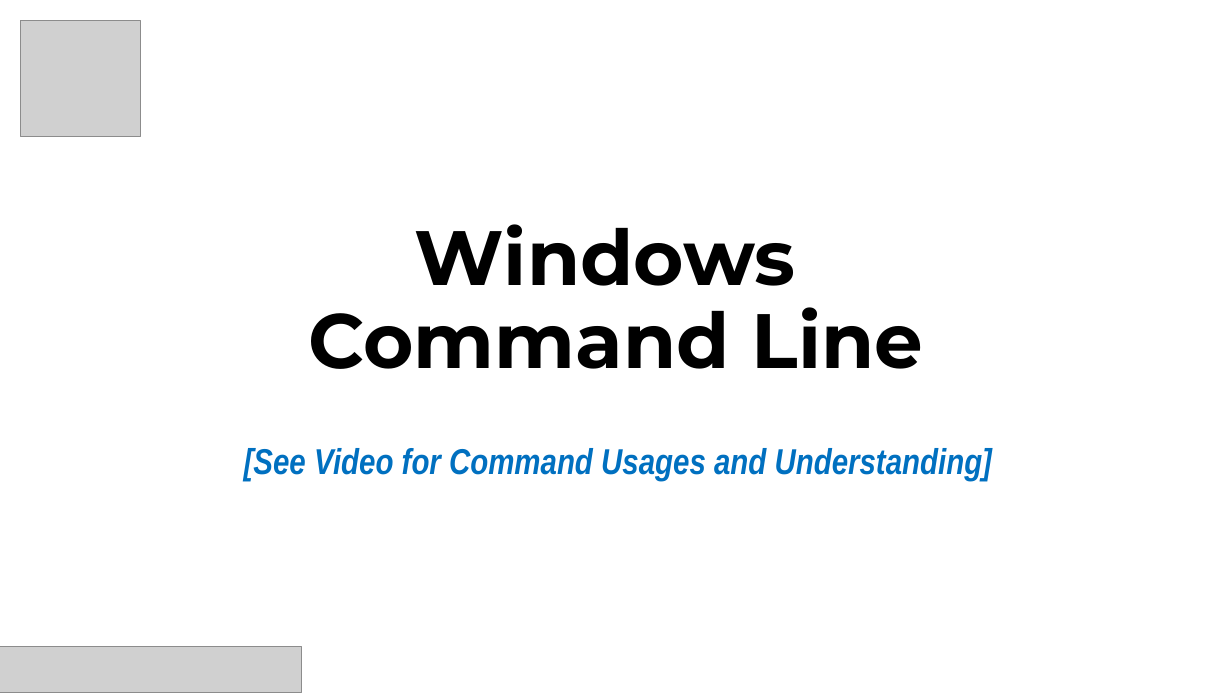
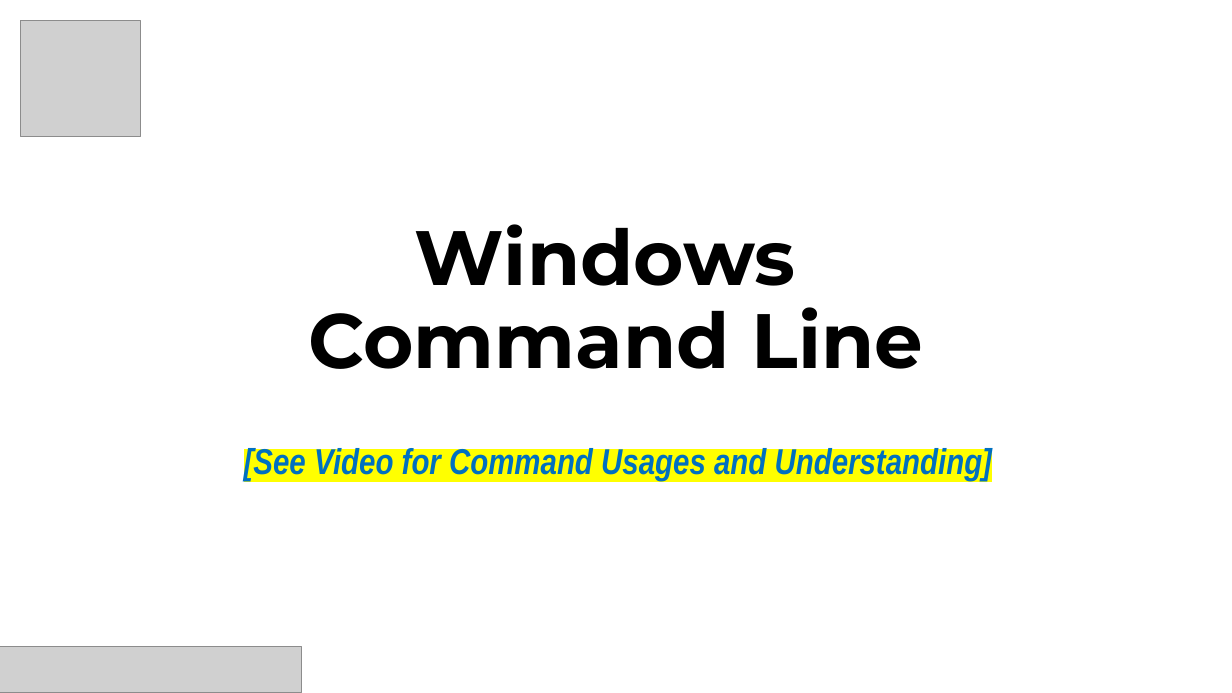
Before and after one commit to hpngithub/PythonBCProject, a slide deck: slide 5 of PythonBootCamp/SlideShow/Section02-PythonSetup/06-CommandLineBasics.pptx. Drawn at 1232x693 pixels with LibreOffice and Linux fonts; fonts in the diff are those of the drawing; grey boxes stand for pictures. Boxes give left, top, right and bottom in pixels: in the first picture for what was removed or moved away, otherwise in the second. Text is boxed around its words. In the diff, an @@ line names an element or a change of style, - is before the commit and + after.

```diff
--- a/PythonBootCamp/SlideShow/Section02-PythonSetup/06-CommandLineBasics.pptx
+++ b/PythonBootCamp/SlideShow/Section02-PythonSetup/06-CommandLineBasics.pptx
@@ text "[See Video for Command Usages ..." at bbox=[244, 446, 992, 482]: highlight none to #FFFF00 @@
```
Also in this commit, not shown: 1 other slide changed, 5 other files.
